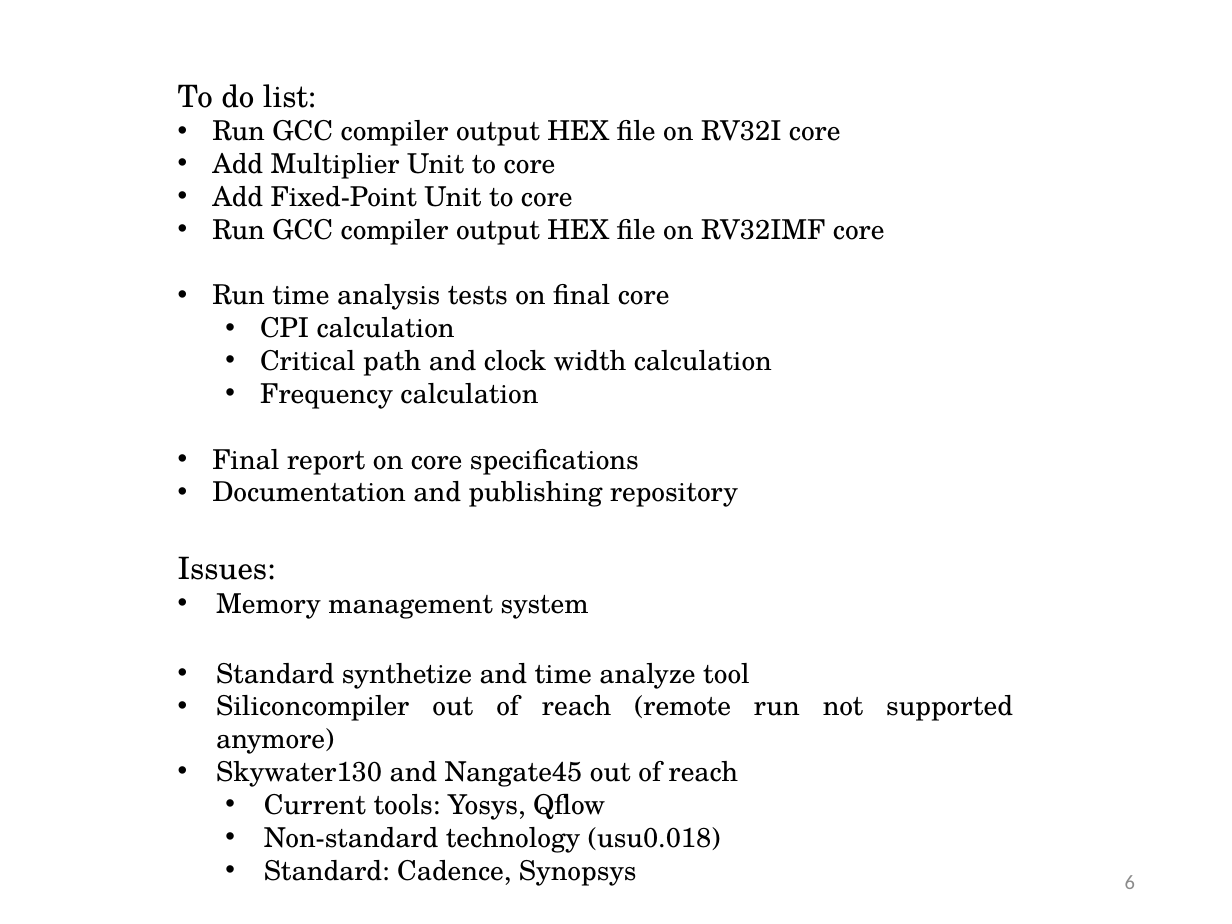
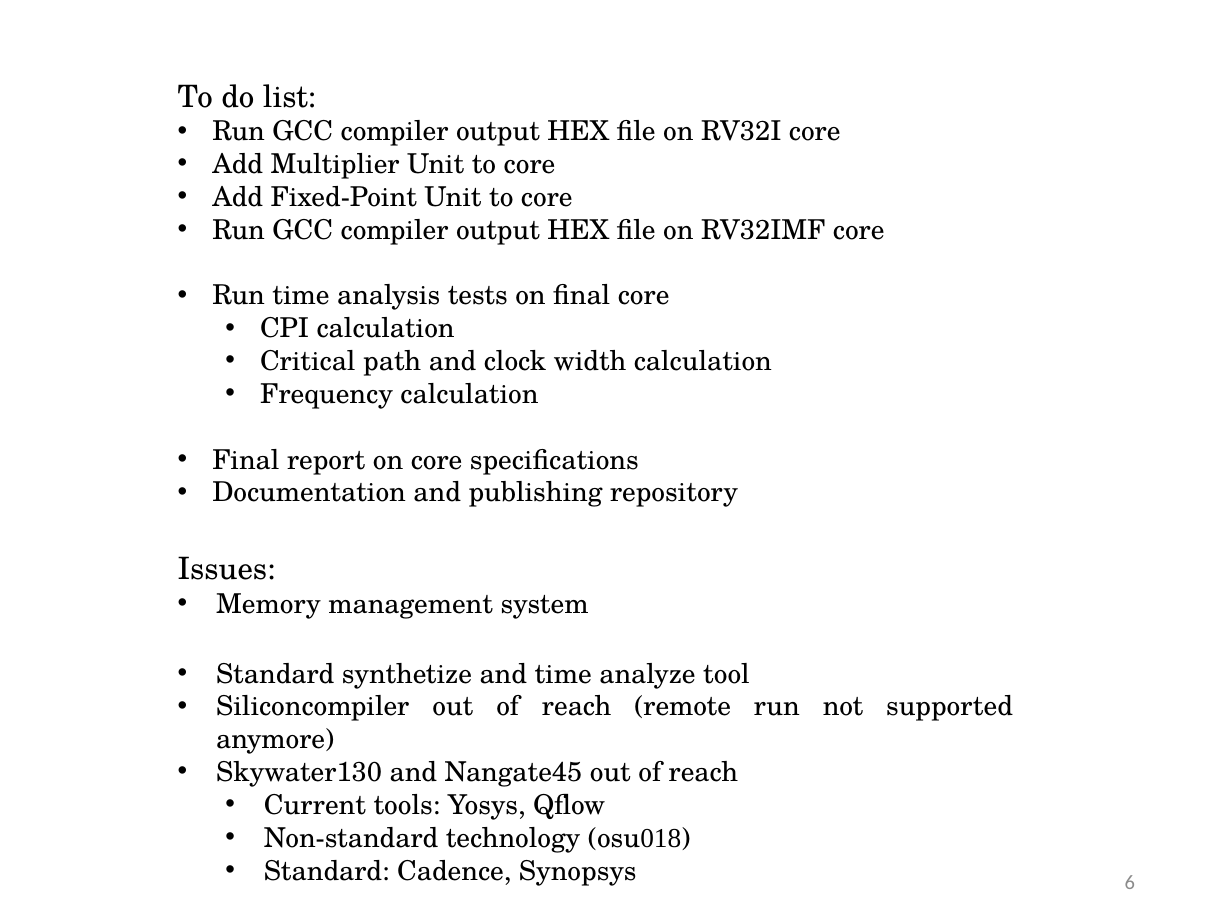
Before and after one commit to phoeniX-Digital-Design/phoeniX, a slide deck: slide 6 of Documents/RV32 CPU Design - August 27th.pptx. Drawn at 1232x924 pixels with LibreOffice and Linux fonts; fonts in the diff are those of the drawing. Boxes give left, top, right and bottom in pixels: in the first picture for what was removed or moved away, otherwise in the second. Text is boxed around its words. In the diff, an @@ line names an element or a change of style, - is before the commit and + after.

Commit message:
Edit presentation file

```diff
--- a/Documents/RV32 CPU Design - August 27th.pptx
+++ b/Documents/RV32 CPU Design - August 27th.pptx
@@ text at (264, 827, 690, 853): text changed @@
-  • Non-standard technology (usu0.018)
+  • Non-standard technology (osu018)
```
Also in this commit, not shown: 1 other file.
